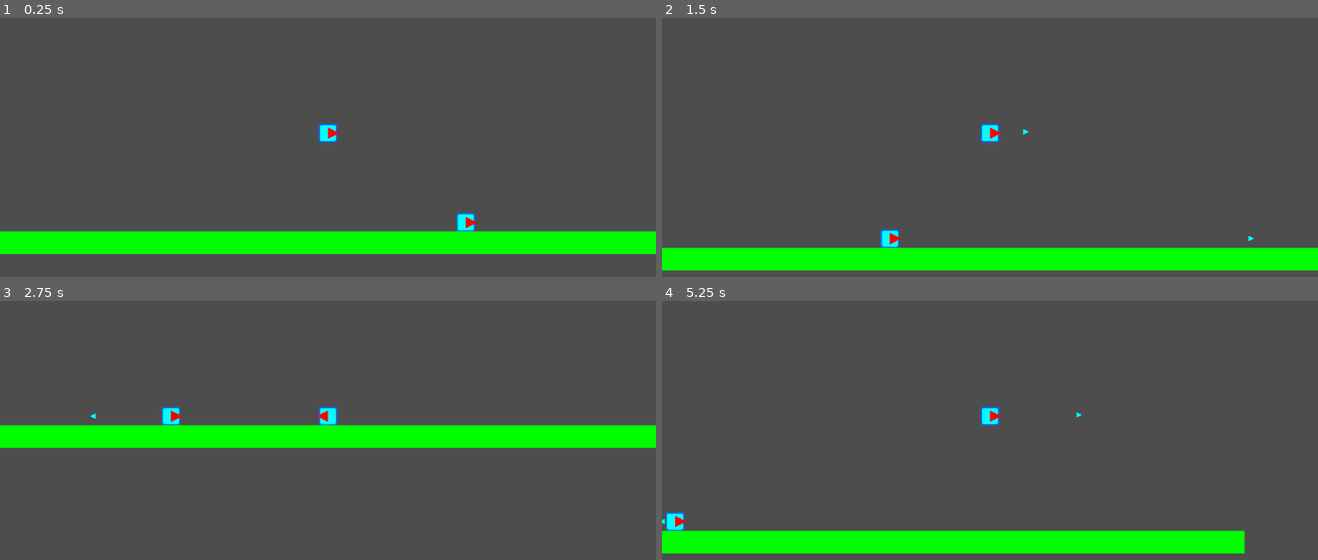
Above: before the commit, frames 1-4 (two rows, left to right).
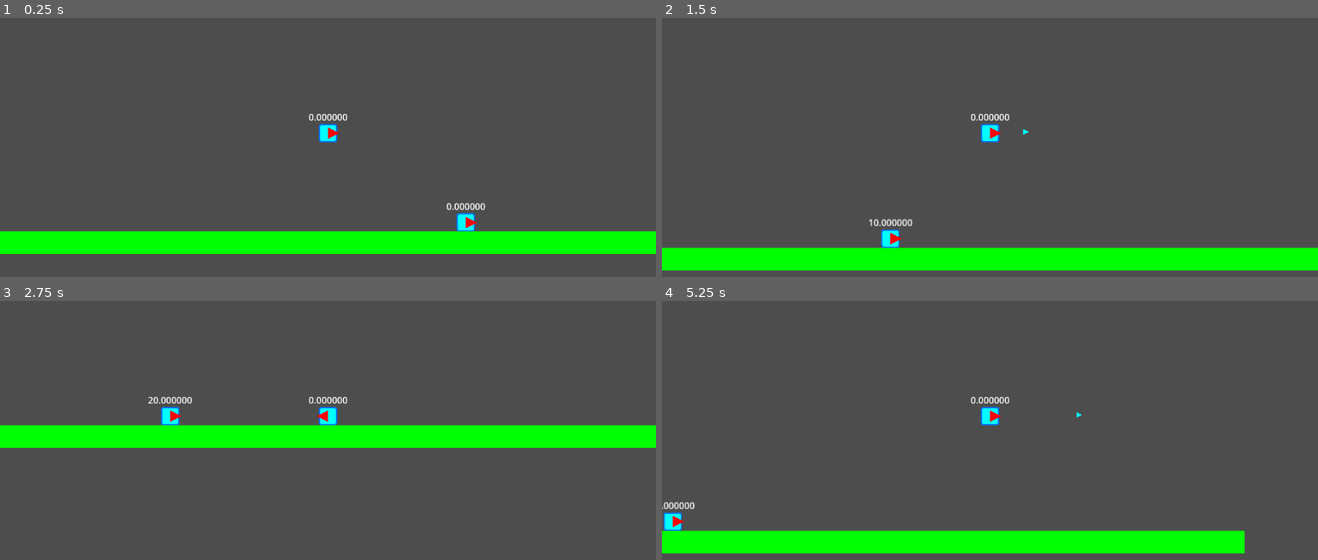
Above: after the commit, the same moments.

Repository: clemetayer/PlatformFighterThing
Game: Godot game, scene res://Scenes/Levels/sandbox.tscn
Same seed, same stepped clock (60 frames per second), same inputs: the game is played once before the commit and once after it. The project has no main scene, so this scene is started directly.
Inputs (mouse positions are in pixels of both pictures, inside the frame that each line leads up to):
- Up to frame 1 (0.25 s): no input
- Up to frame 2 (1.5 s): move the mouse to (1134, 113) at 0.52 s; hold D (right) from 0.53 s (still down); click (1134, 113) at 0.6 s; tap Space (jump) at 0.77 s; move the mouse to (858, 152) at 1.27 s; click (858, 152) at 1.35 s
- Up to frame 3 (2.75 s): tap Space (jump) at 1.52 s; move the mouse to (393, 334) at 2.02 s; release D (right) at 2.03 s; hold A (left) from 2.03 s (still down); click (393, 334) at 2.1 s
- Up to frame 4 (5.25 s): move the mouse to (957, 490) at 2.77 s; release A (left) at 2.78 s; hold D (right) 2.78-4.28 s; click (957, 490) at 2.85 s; tap Space (jump) at 3.02, 3.77, 4.52 s; move the mouse to (1186, 471) at 3.52 s; click (1186, 471) at 3.6 s; move the mouse to (793, 360) at 4.27 s; hold A (left) 4.28-5.03 s; click (793, 360) at 4.35 s; move the mouse to (1022, 414) at 5.02 s; hold D (right) from 5.03 s (still down); click (1022, 414) at 5.1 s

The runs differ from the first frame. In frame 1, 0.2% of the frame differs, in the area x 47-74%, y 37-75%; in frame 2, 0.3%; in frame 3, 0.3%; in frame 4, 0.3%, in the area x 0-53%, y 37-89%.

Commit message:
added a base knockback / damage bullet effect

Diff:
--- a/Scenes/Player/player.gd
+++ b/Scenes/Player/player.gd
@@ -1,5 +1,5 @@
 extends CharacterBody2D
-# docstring
+# player script
 
 ##### SIGNALS #####
 # Node signals
@@ -23,11 +23,14 @@
 #==== PRIVATE ====
 var _gravity : float = ProjectSettings.get_setting("physics/2d/default_gravity")
 var _direction := Vector2.ZERO
+var _damage := 0.0
+var _additional_vector := Vector2.ZERO # external forces that can have an effect on the player and needs to be added to the velocity on the next physics frame
 
 #==== ONREADY ====
 @onready var onready_paths := {
 	"action_handler":StaticActionHandlerStrategy.get_handler(ACTION_HANDLER),
-	"primary_weapon":StaticPrimaryWeaponHandler.get_weapon(PRIMARY_WEAPON)
+	"primary_weapon":StaticPrimaryWeaponHandler.get_weapon(PRIMARY_WEAPON),
+	"damage_label":$"Damage"
 }
 @onready var FLOOR_ACCELERATION = 50.0 * ProjectSettings.get_setting("physics/common/physics_ticks_per_second") # px/s² # Kind of a constant, that's why it is in all caps
 @onready var AIR_ACCELERATION = 25.0 * ProjectSettings.get_setting("physics/common/physics_ticks_per_second") # px/s² # Kind of a constant, that's why it is in all caps
@@ -42,6 +45,8 @@
 func _ready():
 	add_child(onready_paths.action_handler)
 	add_child(onready_paths.primary_weapon)
+	onready_paths.primary_weapon.projectile_owner = self
+	onready_paths.damage_label.text = "%f" % _damage
 
 # Called every frame. 'delta' is the elapsed time since the previous frame. Remove the "_" to use it.
 func _process(_delta):
@@ -63,12 +68,18 @@
 	# Get the input direction and handle the movement/deceleration.
 	var acceleration = FLOOR_ACCELERATION if is_on_floor() else AIR_ACCELERATION
 	velocity.x = move_toward(velocity.x, _direction.x * TARGET_SPEED, acceleration * delta)
+
+	# Adds the additional vector
+	velocity += _additional_vector
+	_additional_vector = Vector2.ZERO
+
 	move_and_slide()
 
 ##### PUBLIC METHODS #####
-# Methods that are intended to be "visible" to other nodes or scripts
-# func public_method(arg : int) -> void:
-#     pass
+func hurt(damage : float, knockback : float, direction : Vector2) -> void:
+	_damage += damage
+	onready_paths.damage_label.text = "%f" % _damage
+	_additional_vector += direction.normalized() * _damage * knockback
 
 ##### PROTECTED METHODS #####
 func _handle_inputs() -> void:
--- a/Scenes/Player/player.tscn
+++ b/Scenes/Player/player.tscn
@@ -12,6 +12,21 @@
 collision_mask = 5
 script = ExtResource("1_b1dbg")
 
+[node name="Damage" type="Label" parent="."]
+anchors_preset = 8
+anchor_left = 0.5
+anchor_top = 0.5
+anchor_right = 0.5
+anchor_bottom = 0.5
+offset_left = -20.0
+offset_top = -40.0
+offset_right = 20.0
+offset_bottom = -17.0
+grow_horizontal = 2
+grow_vertical = 2
+text = "10"
+horizontal_alignment = 1
+
 [node name="Sprites" type="Node2D" parent="."]
 scale = Vector2(0.125, 0.125)
 
--- a/Scenes/Weapons/Primary/Revolver/revolver.gd
+++ b/Scenes/Weapons/Primary/Revolver/revolver.gd
@@ -16,7 +16,7 @@
 
 #---- STANDARD -----
 #==== PUBLIC ====
-# var public_var # Optionnal comment
+var projectile_owner = null # the owner of the projectile that will spawn, i.e : the player with the weapon
 
 #==== PRIVATE ====
 var _on_cooldown := false
@@ -62,6 +62,7 @@
 ##### PROTECTED METHODS #####
 func _spawn_projectile() -> void:
 	var projectile = load(PROJECTILE_SCENE_PATH).instantiate()
+	projectile.current_owner = projectile_owner
 	projectile.global_position = global_position
 	projectile.rotation = rotation
 	get_tree().current_scene.add_child(projectile)
--- a/Scenes/Weapons/Projectiles/bullet.gd
+++ b/Scenes/Weapons/Projectiles/bullet.gd
@@ -11,6 +11,7 @@
 #---- CONSTANTS -----
 const SPEED := 1000.0 # px/s
 const DAMAGE := 10.0
+const KNOCKBACK := 5.0
 
 #---- EXPORTS -----
 # export(int) var EXPORT_NAME # Optionnal comment
@@ -20,7 +21,7 @@
 var current_owner # the current "owner" of the bullet (i.e, the last thing that either spawned it, reflected it, etc.)
 
 #==== PRIVATE ====
-# var _private_var # Optionnal comment
+var _direction := Vector2.ZERO
 
 #==== ONREADY ====
 # onready var onready_var # Optionnal comment
@@ -36,8 +37,8 @@
 
 # Called every frame. 'delta' is the elapsed time since the previous frame. Remove the "_" to use it.
 func _process(delta):
-	var direction = Vector2.RIGHT.rotated(rotation).normalized()
-	position += direction * SPEED * delta
+	_direction = Vector2.RIGHT.rotated(rotation).normalized()
+	position += _direction * SPEED * delta
 
 ##### PUBLIC METHODS #####
 # Methods that are intended to be "visible" to other nodes or scripts
@@ -57,6 +58,7 @@
 
 func _on_body_entered(body):
 	if body.is_in_group("player") and current_owner != body and body.has_method("hurt"):
-		body.hurt(DAMAGE)
+		body.hurt(DAMAGE, KNOCKBACK, _direction)
+		queue_free()
 	elif body.is_in_group("static_obstacle"):
 		queue_free()
